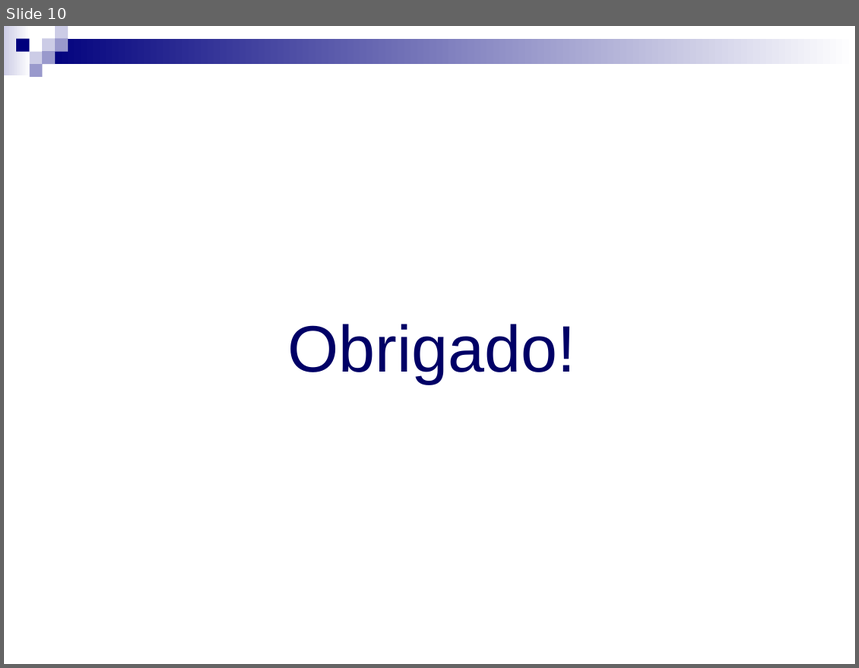
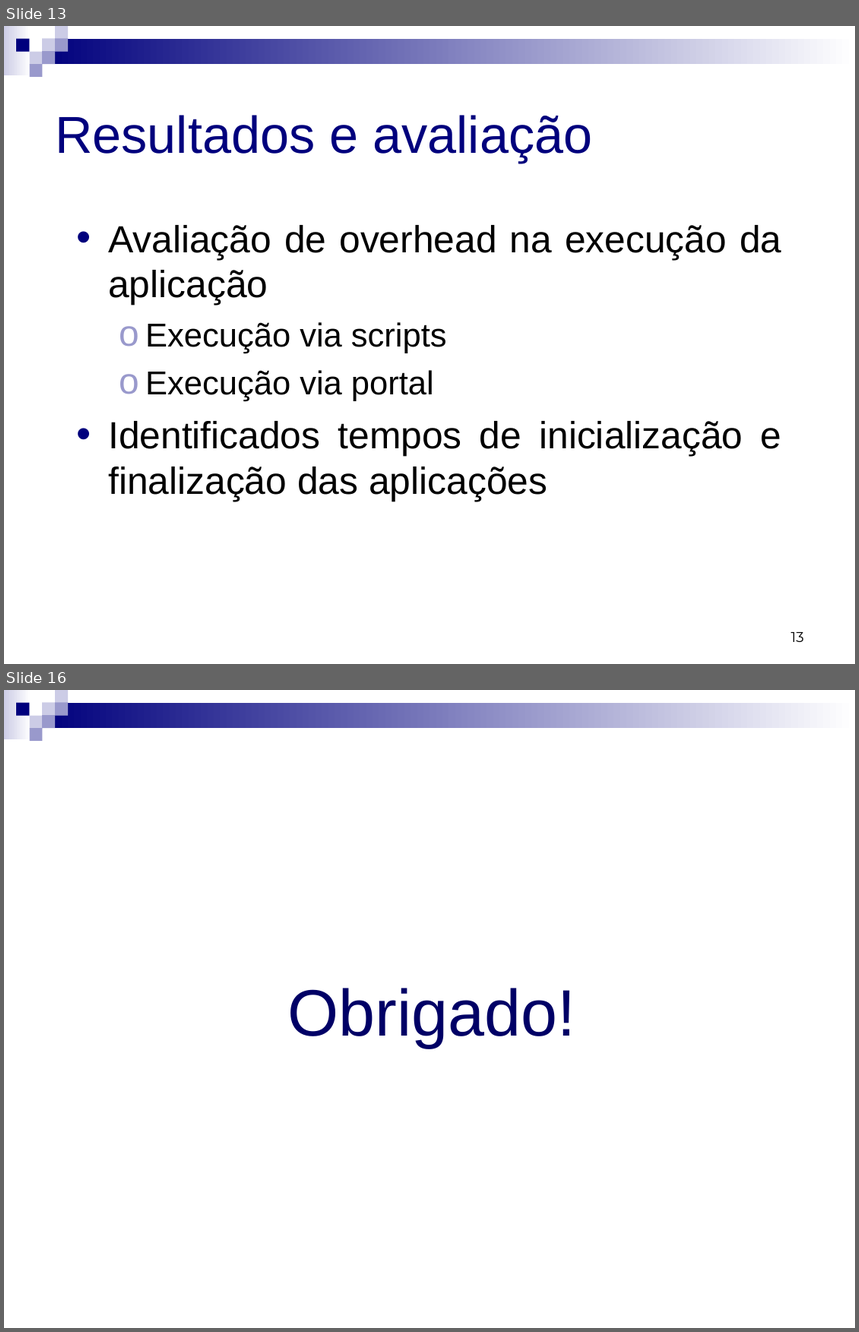
Before and after one commit to micheldavid/tcc-michel, a slide deck: Defesa/Michel David da Costa - Defesa - Apresentação.ppt. Shown one above the other, each under a label of ours: slide 10 before the commit, slides 13 and 16 after it; the slides between them are not shown. The pictures are 859x668 and 859x1332 pixels, drawn with LibreOffice and Linux fonts; fonts in the diff are those of the drawing. Boxes give left, top, right and bottom in pixels: in the first picture for what was removed or moved away, otherwise in the second. Text is boxed around its words. In the diff, an @@ line names an element or a change of style, - is before the commit and + after.

```diff
--- a/Defesa/Michel David da Costa - Defesa - Apresentação.ppt
+++ b/Defesa/Michel David da Costa - Defesa - Apresentação.ppt
@@ slide 13 added at (4,26,855,664), background #FFFFFF; not listed: 9 template elements that a slide beside it also shows @@
@@ title added at (55,115,592,162), 44 pt, text #00007D @@
+Resultados e avaliação
@@ text added at (108,225,782,502), 32 pt, text #000000 @@
+• Avaliação de overhead na execução da aplicação
+  ο Execução via scripts
+  ο Execução via portal
+• Identificados tempos de inicialização e finalização das aplicações
@@ page number added at (791,632,804,642), 12 pt, text #000000 @@
+13
@@ what was slide 10 is now slide 16 @@
```
Also in this commit, not shown: 4 slides changed, 16 other slides added, 7 slides removed, 1 other file.
